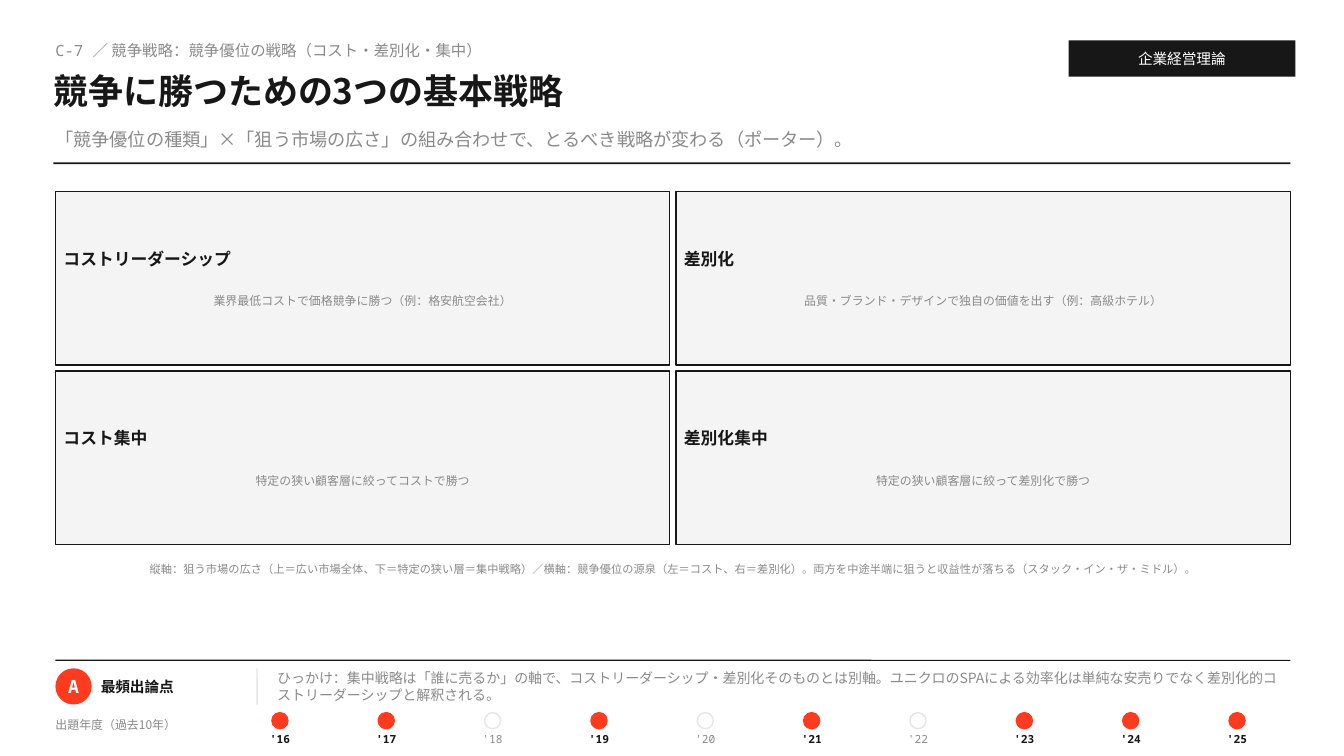
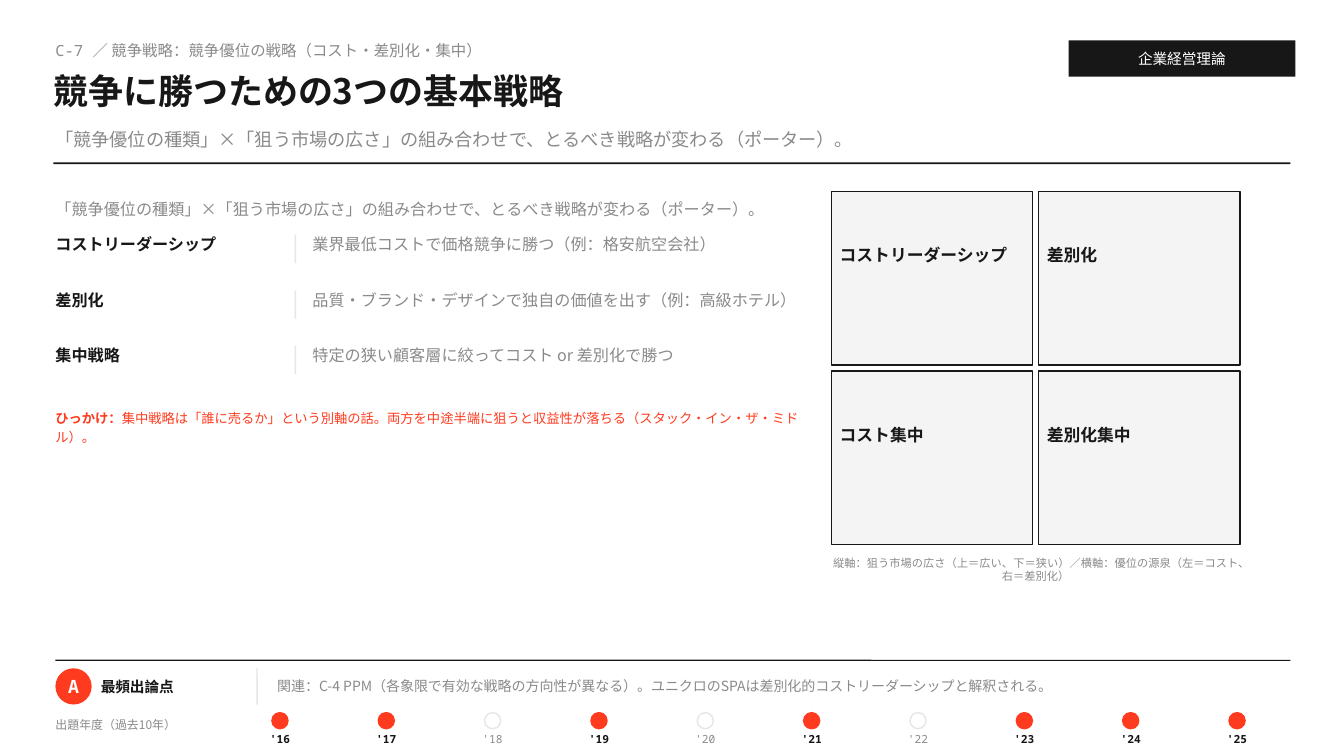
Before and after one commit to MasatoshiSano/SMEC, a slide deck: slide 16 of slides/1st_stage/C_business_administration.pptx. Drawn at 1344x756 pixels with LibreOffice and Linux fonts; fonts in the diff are those of the drawing. Boxes give left, top, right and bottom in pixels: in the first picture for what was removed or moved away, otherwise in the second. Text is boxed around its words. In the diff, an @@ line names an element or a change of style, - is before the commit and + after.

```diff
--- a/slides/1st_stage/C_business_administration.pptx
+++ b/slides/1st_stage/C_business_administration.pptx
@@ rectangle removed at [55,192,669,365] @@
@@ text added at [55,201,764,217], 11.5 pt, text #8A8A8A @@
+「競争優位の種類」×「狙う市場の広さ」の組み合わせで、とるべき戦略が変わる（ポーター）。
@@ rectangle: place and size @@
-rectangle at [677,192,1291,365]
+rectangle at [832,192,1033,365]
@@ rectangle added at [1038,192,1240,365], fill #F4F4F4, outline #171717 1 pt @@
@@ text added at [55,236,216,252], 11.5 pt, text #171717, bold @@
+コストリーダーシップ
@@ text "業界最低コストで価格競争に勝つ（例：格安航空会社）" at [312,236,715,251]: size 8.5 to 11.5 pt; alignment centre to left; line spacing 1.15 to 1; vertical alignment middle to top @@
@@ text "業界最低コストで価格競争に勝つ（例：格安航空会社）": place and size @@
-text "業界最低コストで価格競争に勝つ（例：格安航空会社）" at [63,250,512,306]
+text "業界最低コストで価格競争に勝つ（例：格安航空会社）" at [312,236,715,251]
@@ text at [63,250,230,267]: paragraph removed @@
-コストリーダーシップ
@@ text at [684,251,734,267]: paragraph removed @@
-差別化
@@ text added at [840,246,1007,263], 12 pt, text #171717, bold @@
+コストリーダーシップ
@@ text added at [1047,247,1097,263], 12 pt, text #171717, bold @@
+差別化
@@ text added at [55,292,103,308], 11.5 pt, text #171717, bold @@
+差別化
@@ text "品質・ブランド・デザインで独自の価値を出す（例：高級ホテル）": place and size @@
-text "品質・ブランド・デザインで独自の価値を出す（例：高級ホテル）" at [684,251,1162,306]
+text "品質・ブランド・デザインで独自の価値を出す（例：高級ホテル）" at [312,292,796,308]
@@ text "品質・ブランド・デザインで独自の価値を出す（例：高級ホテル）" at [312,292,796,308]: size 8.5 to 11.5 pt; alignment centre to left; line spacing 1.15 to 1; vertical alignment middle to top @@
@@ text added at [55,347,119,363], 11.5 pt, text #171717, bold @@
+集中戦略
@@ line added from (295, 346) to (295, 374), #E6E6E6 1 pt @@
@@ text at [312,347,674,362]: text changed; size 8.5 to 11.5 pt @@
-コスト集中
-特定の狭い顧客層に絞ってコストで勝つ
+特定の狭い顧客層に絞ってコスト or 差別化で勝つ
@@ text "特定の狭い顧客層に絞ってコスト or 差別化で勝つ" at [312,347,674,362]: vertical alignment middle to top @@
@@ rectangle removed at [55,371,669,544] @@
@@ rectangle: place and size @@
-rectangle at [677,371,1291,544]
+rectangle at [832,371,1033,544]
@@ rectangle added at [1038,371,1240,544], fill #F4F4F4, outline #171717 1 pt @@
@@ text added at [55,411,798,443], 9.5 pt, text #FF3B1F @@
+ひっかけ：集中戦略は「誰に売るか」という別軸の話。両方を中途半端に狙うと収益性が落ちる（スタック・イン・ザ・ミドル）。
@@ text removed at [684,429,1090,486] @@
-差別化集中
-特定の狭い顧客層に絞って差別化で勝つ
@@ text added at [840,426,924,443], 12 pt, text #171717, bold @@
+コスト集中
@@ text added at [1047,426,1131,443], 12 pt, text #171717, bold @@
+差別化集中
@@ text at [833,558,1249,581]: text changed @@
-縦軸：狙う市場の広さ（上＝広い市場全体、下＝特定の狭い層＝集中戦略）／横軸：競争優位の源泉（左＝コスト、右＝差別化）。両方を中途半端に狙うと収益性が落ちる（スタック・イン・ザ・ミドル）。
+縦軸：狙う市場の広さ（上＝広い、下＝狭い）／横軸：優位の源泉（左＝コスト、右＝差別化）
@@ text at [277,679,1052,692]: text changed @@
-ひっかけ：集中戦略は「誰に売るか」の軸で、コストリーダーシップ・差別化そのものとは別軸。ユニクロのSPAによる効率化は単純な安売りでなく差別化的コストリーダーシップと解釈される。
+関連：C-4 PPM（各象限で有効な戦略の方向性が異なる）。ユニクロのSPAは差別化的コストリーダーシップと解釈される。
```
Also in this commit, not shown: 6 other slides changed, 2 other files.
